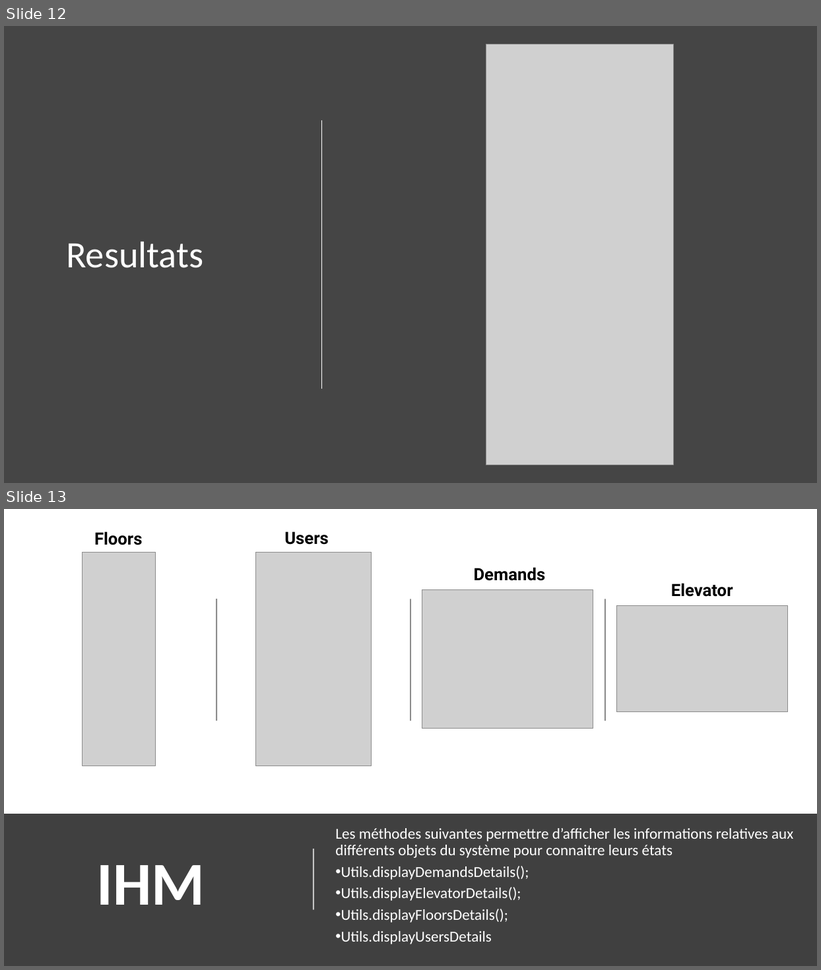
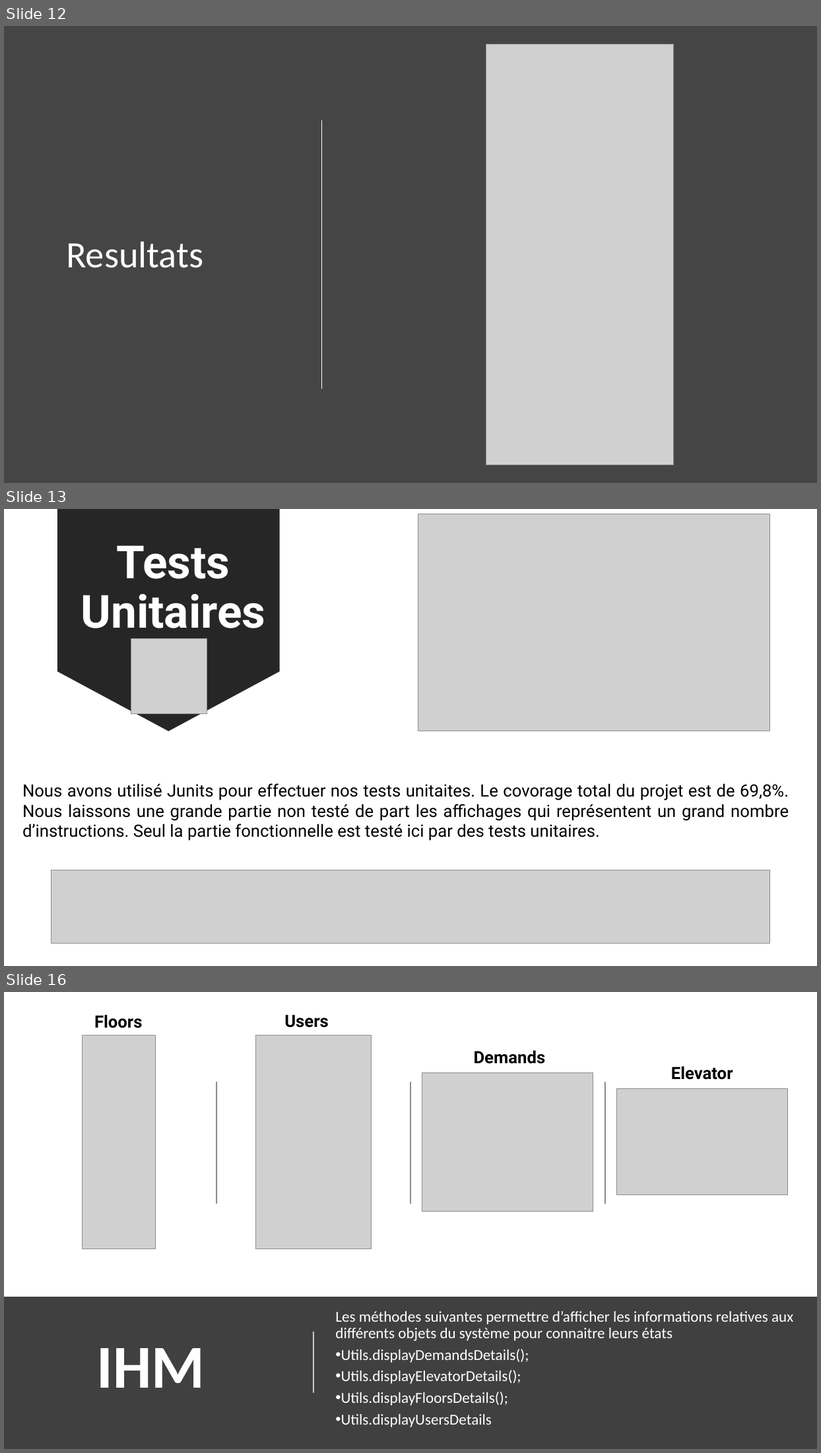
Before and after one commit to da-ekchajzer/POO_Ascenseur, a slide deck: Elements de rendu/Documentation Projet.pptx. Shown one above the other, each under a label of ours: slides 12 and 13 before the commit, slides 12, 13 and 16 after it; the slides between them are not shown. The pictures are 821x970 and 821x1453 pixels, drawn with LibreOffice and Linux fonts; fonts in the diff are those of the drawing; grey boxes stand for pictures. Boxes give left, top, right and bottom in pixels: in the first picture for what was removed or moved away, otherwise in the second. Text is boxed around its words. In the diff, an @@ line names an element or a change of style, - is before the commit and + after.

Commit message:
Doc projet #2

```diff
--- a/Elements de rendu/Documentation Projet.pptx
+++ b/Elements de rendu/Documentation Projet.pptx
@@ slide 13 added at (4,509,817,966), background #FFFFFF @@
@@ down arrow added at (57,509,281,731), fill #262626 @@
@@ picture added at (418,514,770,731) @@
@@ title added at (81,545,265,628), 54 pt, text #FFFFFF, bold @@
+Tests Unitaires
@@ picture added at (131,639,207,714) @@
@@ text added at (22,784,789,841), 20 pt, text #000000 @@
+Nous avons utilisé Junits pour effectuer nos tests unitaites. Le covorage total du projet est de 69,8%. Nous laissons une grande partie non testé de part les affichages qui représentent un grand nombre d’instructions. Seul la partie fonctionnelle est testé ici par des tests unitaires.
@@ picture added at (51,870,771,944) @@
@@ what was slide 13 is now slide 16 @@
```
Also in this commit, not shown: 3 slides changed, 2 other slides added, 2 other files.
